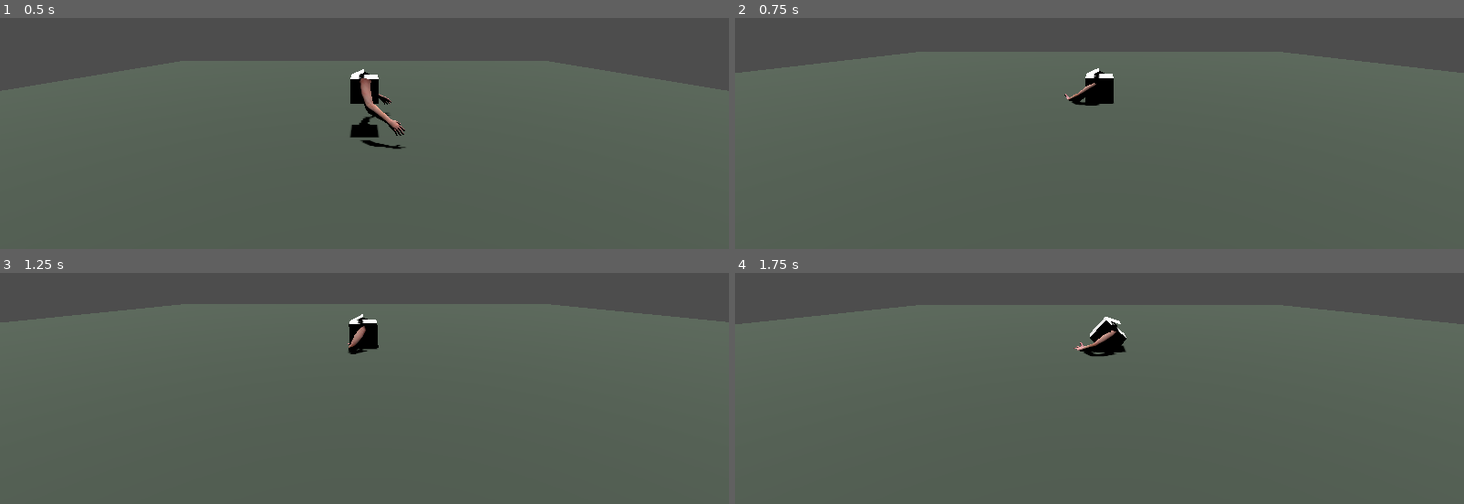
Above: before the commit, frames 1-4 (two rows, left to right).
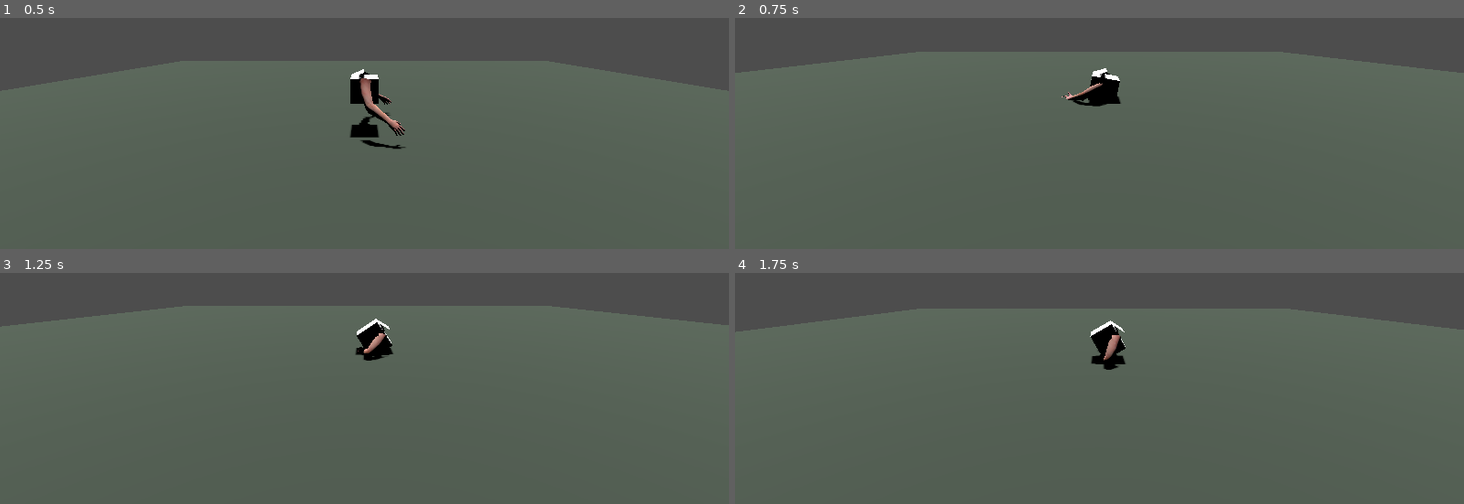
Above: after the commit, the same moments.

Repository: AnuragVinodh/arm-guy-game
Game: Godot game, scene res://scenes/main.tscn
Same seed, same stepped clock (60 frames per second), same inputs: the game is played once before the commit and once after it. This scene is started directly instead of the project's main scene.
Inputs (mouse positions are in pixels of both pictures, inside the frame that each line leads up to):
- Up to frame 1 (0.5 s): no input
- Up to frame 2 (0.75 s): move the mouse to (1063, 126) at 0.52 s; hold D from 0.53 s (still down); click (1063, 126) at 0.67 s
- Up to frame 3 (1.25 s): keep holding D
- Up to frame 4 (1.75 s): release D at 1.25 s; drag from (1318, 360) to (1063, 381) at 1.27 s

Frame 1 is identical in both runs. In frame 2, 0.4% of the frame differs, in the area x 0-97%, y 15-39%; in frame 3, 1.7%; in frame 4, 2.5%, in the area x 0-100%, y 13-42%.

Commit message:
Fix swinging

Diff:
--- a/scenes/player/arms.gd
+++ b/scenes/player/arms.gd
@@ -50,6 +50,14 @@
 ## through. Bump it up if hands still clip; down if the arm stops too far away.
 @export_range(0.0, 0.5, 0.01) var surface_offset: float = 0.1
 
+## Arm thickness (world units) for the reach-clamp's shape-cast. The clamp sweeps a
+## sphere of this radius down each bone segment instead of a 1-D ray, so the arm
+## clears colliders by its real width and can't slip a thin edge between rays.
+## Bigger = the posing arm keeps more distance from surfaces (total clearance is
+## roughly arm_thickness + surface_offset). Only the free-arm clip-avoidance uses
+## this — the clamp is skipped while gripping, so it doesn't affect the swing.
+@export_range(0.0, 0.3, 0.01) var arm_thickness: float = 0.06
+
 ## GRAB = PIVOT. A gripping hand is pinned to its grab point and the body orbits
 ## that point. While that arm's pose key is held the cursor steers like a steering
 ## wheel — rotating it around the anchor turns the body the SAME way, starting from
@@ -59,6 +67,13 @@
 ## the swing so a fast cursor flick doesn't teleport.
 @export_range(1.0, 40.0, 0.5) var swing_strength: float = 18.0
 @export var max_swing_speed: float = 16.0
+
+## How far (world units) the cursor must sit from the grab pivot before it steers.
+## Inside this radius a tiny mouse move sweeps a huge angle around the pivot (and
+## crossing the pivot flips it ~180°), which would spin the body — so within it the
+## swing just holds its current angle, ignoring how close the cursor is. Bigger =
+## a wider neutral zone around the pivot.
+@export_range(0.0, 2.0, 0.05) var steer_deadzone: float = 0.35
 
 ## STRAIGHTEN-ON-GRIP. While a grabbed arm's pose key is held, its orbit radius
 ## eases out toward the arm's full reach (`straighten_speed`, world units/sec) so a
@@ -153,7 +168,8 @@
 			"anchor": Vector3.ZERO, # world-space grab point while grabbed
 			"pivot_r": 0.0,         # body's orbit radius around the grab anchor
 			"pivot_r_max": 0.0,     # radius the arm straightens out to while gripping
-			"on_bar": false,        # grabbed a Bar? (only bars straighten the arm out)
+			"on_bar": false,        # grabbed a Bar? (bars orbit free; flats get a guard)
+			"grab_normal": Vector3.UP, # surface normal at grab — anti-spasm half-space (flats)
 			"prev_desired": null,   # last frame's commanded hand pos (world), for push
 			"swing_angle": 0.0,     # body's angle around the anchor (play plane), for fling
 			"swing_omega": 0.0,     # smoothed angular speed of the swing, rad/s
@@ -255,6 +271,14 @@
 	if collider != null and collider.has_method("axis_center"):
 		anchor = collider.call("axis_center", hand)
 		anchor.z = _torso.global_position.z  # keep the swing in the 2.5D play plane
+	# Surface normal at the grab, for the flat-surface anti-spasm guard. Orient it to
+	# point from the surface toward the body (the open side) so the half-space test in
+	# _pivot_body is correct regardless of the engine's normal convention.
+	var rest := space.get_rest_info(query)
+	var gn: Vector3 = rest["normal"] if rest.has("normal") else Vector3.UP
+	if gn.dot(_torso.global_position - anchor) < 0.0:
+		gn = -gn
+	chain["grab_normal"] = gn
 	_grab(chain, anchor, collider)
 
 
@@ -265,9 +289,9 @@
 	chain["anchor"] = anchor_world
 	chain["pivot_r"] = maxf(0.05, _torso.global_position.distance_to(anchor_world))
 	chain["grabbed"] = true
-	# Only a Bar straightens out. On flat ground the straighten would drive the arm
-	# into the surface, fighting the reach-clamp and making the body spasm — so the
-	# orbit radius stays fixed for non-bar grabs.
+	# Bars orbit freely all the way around; flat grabs instead get the anti-spasm
+	# half-space guard in _pivot_body. Both straighten the arm out toward a rigid
+	# spoke (so the elbow stops re-folding as the body orbits).
 	chain["on_bar"] = body != null and body.has_method("axis_center")
 	# Fresh grab: clear any stale steer session so the first steer frame re-pins the
 	# body's angle here (no snap across the pivot).
@@ -317,6 +341,7 @@
 	var target := Vector3.ZERO
 	var active := 0
 	var passive: Array = []
+	var block_normal := Vector3.ZERO  # blocked into-surface dir from active flat grabs
 	for chain in _chains:
 		if not chain["grabbed"]:
 			continue
@@ -334,26 +359,32 @@
 			# ACTIVE: the cursor steers like a steering wheel — rotating it around the
 			# anchor rotates the body the SAME way, starting from wherever the body is
 			# when steering begins. So grabbing/holding never snaps the body across the
-			# pivot; it only turns as you turn the cursor. On a bar, also ease the
-			# radius out toward full reach so the arm straightens into a rigid spoke.
-			if chain["on_bar"]:
-				chain["pivot_r"] = move_toward(chain["pivot_r"], chain["pivot_r_max"], straighten_speed * delta)
-			var cursor_rel: Vector3 = _target_world - chain["anchor"]
-			var has_cursor: bool = cursor_rel.length() > 0.1  # ignore a cursor on the pivot
-			var cursor_ang: float = atan2(cursor_rel.y, cursor_rel.x) if has_cursor else 0.0
+			# pivot; it only turns as you turn the cursor. Ease the radius out toward
+			# full reach so the arm straightens into a rigid spoke (the smooth swing);
+			# a flat grab records its surface normal so the drive below can't shove the
+			# torso into that surface as it straightens (the anti-spasm guard).
+			chain["pivot_r"] = move_toward(chain["pivot_r"], chain["pivot_r_max"], straighten_speed * delta)
+			if not chain["on_bar"]:
+				block_normal += chain["grab_normal"]
+			# Begin a steer session on the first active frame: pin the body's CURRENT
+			# angle so there's no jump; the cursor only adds rotation from here.
 			if not chain["steering"]:
-				# Begin a steer session: pin the body's CURRENT angle as the start so
-				# there's no jump; the cursor only adds rotation from here on.
 				chain["steering"] = true
 				chain["steer_body_ang"] = atan2(to_body.y, to_body.x)
-				chain["steer_cursor_ang"] = cursor_ang
-				chain["steer_has_cursor"] = has_cursor
-			elif has_cursor:
-				# Add however far the cursor swept around the anchor since last frame.
+				chain["steer_has_cursor"] = false
+			# Steer only when the cursor is clear of the pivot. Inside steer_deadzone the
+			# angle is hypersensitive (and flips ~180° across the pivot), so we hold the
+			# angle and DROP the reference — re-pinning when the cursor leaves the zone so
+			# crossing it doesn't whip the body. This removes the cursor-distance spin.
+			var cursor_rel: Vector3 = _target_world - chain["anchor"]
+			if cursor_rel.length() > steer_deadzone:
+				var cursor_ang: float = atan2(cursor_rel.y, cursor_rel.x)
 				if chain["steer_has_cursor"]:
 					chain["steer_body_ang"] += wrapf(cursor_ang - chain["steer_cursor_ang"], -PI, PI)
 				chain["steer_cursor_ang"] = cursor_ang
 				chain["steer_has_cursor"] = true
+			else:
+				chain["steer_has_cursor"] = false
 			var ba: float = chain["steer_body_ang"]
 			target += chain["anchor"] + Vector3(cos(ba), sin(ba), 0.0) * chain["pivot_r"]
 			active += 1
@@ -371,6 +402,14 @@
 		var vel := to_target * swing_strength
 		if vel.length() > max_swing_speed:
 			vel = vel.normalized() * max_swing_speed
+		# Anti-spasm: never drive the torso INTO a grabbed flat surface — it would jam
+		# against the collider and oscillate as the straighten pushes it back. Strip the
+		# into-surface part so the body can only slide along the surface or pull away.
+		if block_normal.length() > 1e-4:
+			var bn := block_normal.normalized()
+			var into := vel.dot(bn)
+			if into < 0.0:
+				vel -= bn * into
 		vel.z = 0.0
 		_torso.linear_velocity = vel
 		return
@@ -602,26 +641,42 @@
 	return dist
 
 
-## Cast a ray between two skeleton-local points. On a hit, return the hit
-## position (in skeleton-local space) backed off toward the start by
-## `surface_offset`, so the hand/finger mesh stops short of the surface instead
-## of poking through. Returns null when nothing is hit. Areas are ignored by ray
-## queries, so only solid colliders block the arm.
+## Sweep a thin sphere (radius `arm_thickness`) between two skeleton-local points —
+## a "fat raycast" that gives the arm real width, so it clears a collider by its
+## thickness instead of only where a 1-D ray happens to land (no slipping a thin
+## edge between rays). On a hit, return the contact position (skeleton-local) backed
+## off toward the start by `surface_offset` so the hand/finger mesh stops short of
+## the surface. Returns null when the segment is clear. Areas are ignored, so only
+## solid colliders block the arm.
 func _cast_local(space: PhysicsDirectSpaceState3D, xform: Transform3D, p0: Vector3, p1: Vector3) -> Variant:
 	var from := xform * p0
 	var to := xform * p1
-	var query := PhysicsRayQueryParameters3D.create(from, to)
-	query.exclude = _exclude
-	var hit := space.intersect_ray(query)
-	if hit.is_empty():
+	var motion := to - from
+	var seg_len := motion.length()
+	if seg_len < 1e-5:
 		return null
 
-	var hpos: Vector3 = hit["position"]
-	var seg := to - from
-	var seg_len := seg.length()
-	if seg_len > 1e-5:
-		var back: float = minf(surface_offset, hpos.distance_to(from))
-		hpos -= (seg / seg_len) * back
+	var shape := SphereShape3D.new()
+	shape.radius = arm_thickness
+	var params := PhysicsShapeQueryParameters3D.new()
+	params.shape = shape
+	params.transform = Transform3D(Basis(), from)
+	params.motion = motion
+	params.exclude = _exclude
+
+	# cast_motion returns [safe, unsafe] fractions along `motion`. unsafe == 0 means
+	# the sphere already overlaps at the start (e.g. the shoulder is flush on a wall);
+	# treat that as "no usable clamp" so the arm doesn't collapse against itself.
+	var res := space.cast_motion(params)
+	if res.is_empty() or res[1] <= 0.0:
+		return null
+	var safe: float = res[0]
+	if safe >= 1.0:
+		return null  # segment is clear
+
+	var hit_dist := seg_len * safe
+	var back: float = minf(surface_offset, hit_dist)
+	var hpos := from + (motion / seg_len) * (hit_dist - back)
 	return xform.affine_inverse() * hpos
 
 
Not shown, changed: CLAUDE.md
